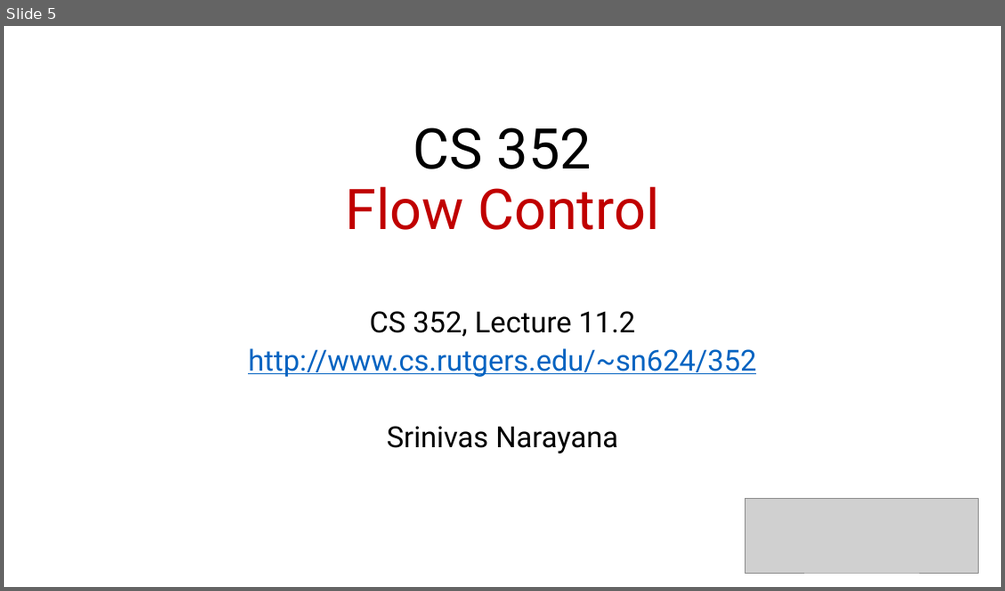
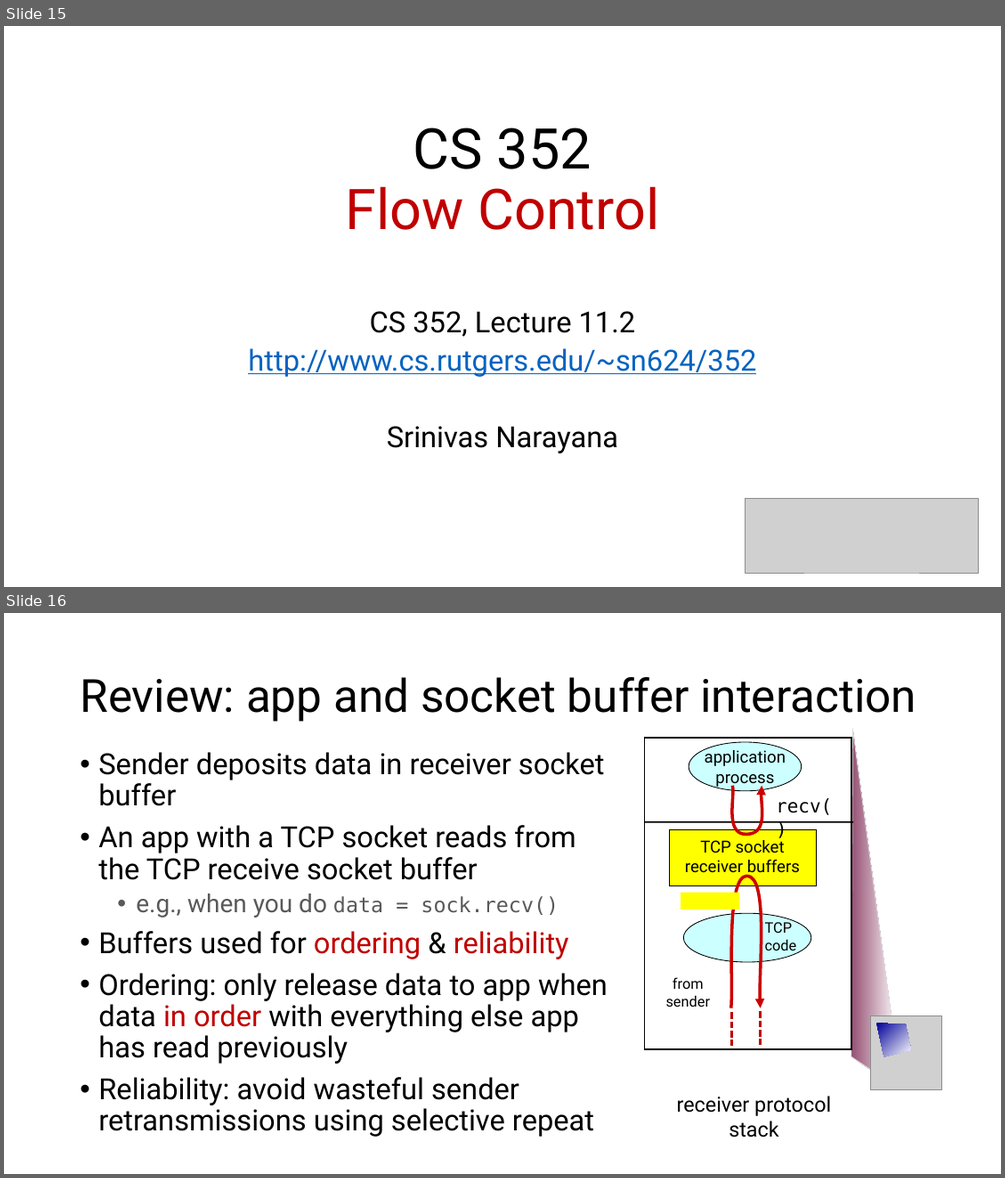
Before and after one commit to ngsrinivas/coursegen, a slide deck: ex/352-S21/staging/352-S21/lectures/transport-tcp-ordering-flow-control-intro-congestion-control.pptx. Shown one above the other, each under a label of ours: slide 5 before the commit, slides 15 and 16 after it. The pictures are 1005x591 and 1005x1178 pixels, drawn with LibreOffice and Linux fonts; fonts in the diff are those of the drawing; grey boxes stand for pictures. Boxes give left, top, right and bottom in pixels: in the first picture for what was removed or moved away, otherwise in the second. Text is boxed around its words. In the diff, an @@ line names an element or a change of style, - is before the commit and + after.

```diff
--- a/ex/352-S21/staging/352-S21/lectures/transport-tcp-ordering-flow-control-intro-congestion-control.pptx
+++ b/ex/352-S21/staging/352-S21/lectures/transport-tcp-ordering-flow-control-intro-congestion-control.pptx
@@ slide 16 added at [4,613,1001,1174], background #FFFFFF @@
@@ title added at [80,677,916,722], 44 pt, text #000000 @@
+Review: app and socket buffer interaction
@@ rectangle added at [645,737,852,1049], fill #FFFFFF, outline #000000 1.5 pt @@
@@ ellipse added at [689,742,802,791], fill #CCFFFF, outline #000000 0.75 pt, 16 pt, text #000000 @@
+application
+process
@@ freeform shape added at [851,729,899,1073], fill gradient #954F72 to #FFFFFF, outline #DDDDDD 0.75 pt @@
@@ text added at [98,752,607,1136], 28 pt, text #000000 @@
+• Sender deposits data in receiver socket buffer
+• An app with a TCP socket reads from the TCP receive socket buffer
+  • e.g., when you do data = sock.recv()
+• Buffers used for ordering & reliability
+• Ordering: only release data to app when data in order with everything else app has read previously
+• Reliability: avoid wasteful sender retransmissions using selective repeat
@@ freeform shape added at [724,786,768,835], outline #CC0000 3 pt @@
@@ text added at [776,798,832,815], 18 pt, text #000000 @@
+recv()
@@ line added from (645, 821) to (853, 821), #000000 1.5 pt @@
@@ rectangle added at [670,829,816,885], fill #FFFF00, outline #000000 0.75 pt @@
@@ text added at [685,837,800,877], 16 pt, text #000000 @@
+TCP socket
+receiver buffers
@@ freeform shape added at [725,876,769,1008], outline #CC0000 3 pt @@
@@ rectangle added at [680,892,740,910], fill #FFFF00 @@
@@ ellipse added at [684,913,811,962], fill #CCFFFF, outline #000000 0.75 pt @@
@@ text added at [765,920,797,955], 14 pt, text #000000 @@
+TCP
+code
@@ text added at [666,977,711,1006], 14 pt, text #000000 @@
+from sender
@@ line added from (732, 1013) to (732, 1046), #C00000 2.25 pt dashed @@
@@ line added from (760, 1011) to (760, 1045), #C00000 2.25 pt dashed @@
@@ picture added at [871,1016,942,1090] @@
@@ freeform shape added at [877,1022,911,1056], fill gradient #000099 to #FFFFFF @@
@@ text added at [677,1095,831,1137], 20 pt, text #000000 @@
+receiver protocol stack
@@ what was slide 5 is now slide 15 @@
```
Also in this commit, not shown: 32 other slides added.
